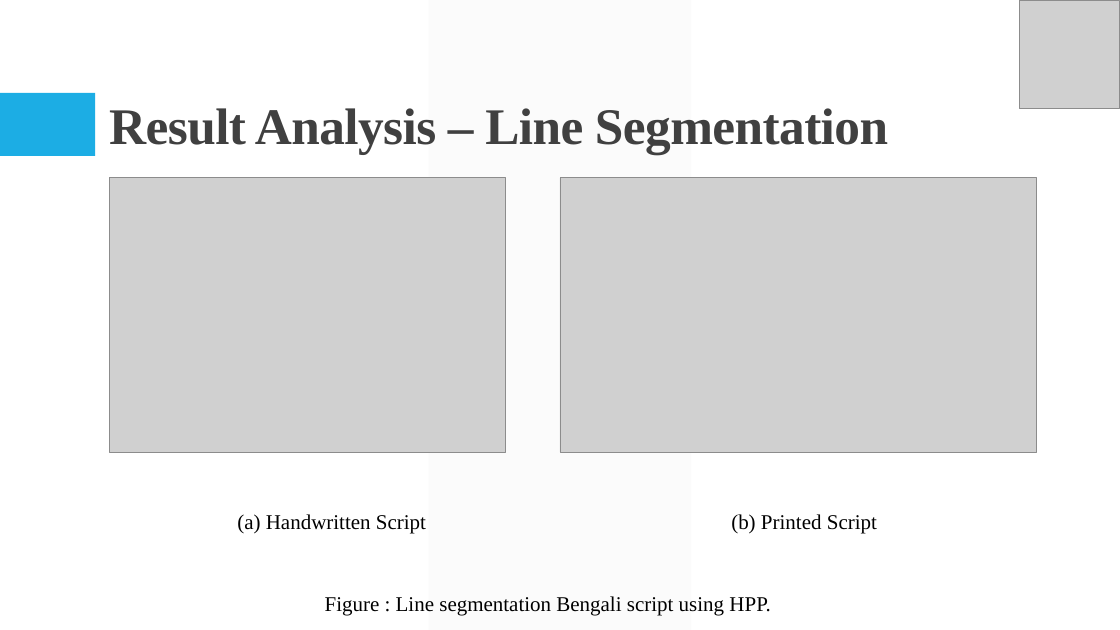
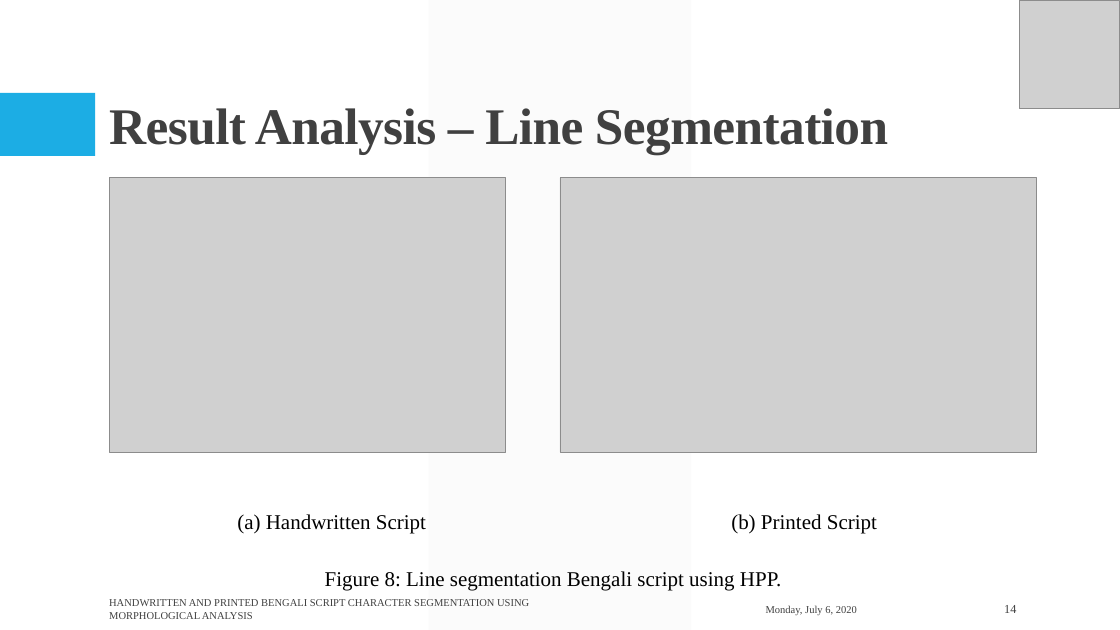
Before and after one commit to Arik096/project, a slide deck: slide 14 of book/puja.pptx (slide 11 before the commit). Drawn at 1120x630 pixels with LibreOffice and Linux fonts; fonts in the diff are those of the drawing; grey boxes stand for pictures. Boxes give left, top, right and bottom in pixels: in the first picture for what was removed or moved away, otherwise in the second. Text is boxed around its words. In the diff, an @@ line names an element or a change of style, - is before the commit and + after.

```diff
--- a/book/puja.pptx
+++ b/book/puja.pptx
@@ text added at [109,599,529,619], 9 pt, text #404040 @@
+HANDWRITTEN AND PRINTED BENGALI SCRIPT CHARACTER SEGMENTATION USING MORPHOLOGICAL ANALYSIS
@@ text at [325,571,781,591]: text changed @@
-Figure : Line segmentation Bengali script using HPP.
+Figure 8: Line segmentation Bengali script using HPP.
@@ text added at [766,605,857,615], 9 pt, text #404040 @@
+Monday, July 6, 2020
@@ page number added at [1004,605,1016,613], 10.5 pt, text #404040 @@
+14
```
Also in this commit, not shown: 16 other slides changed, 8 slides added.
